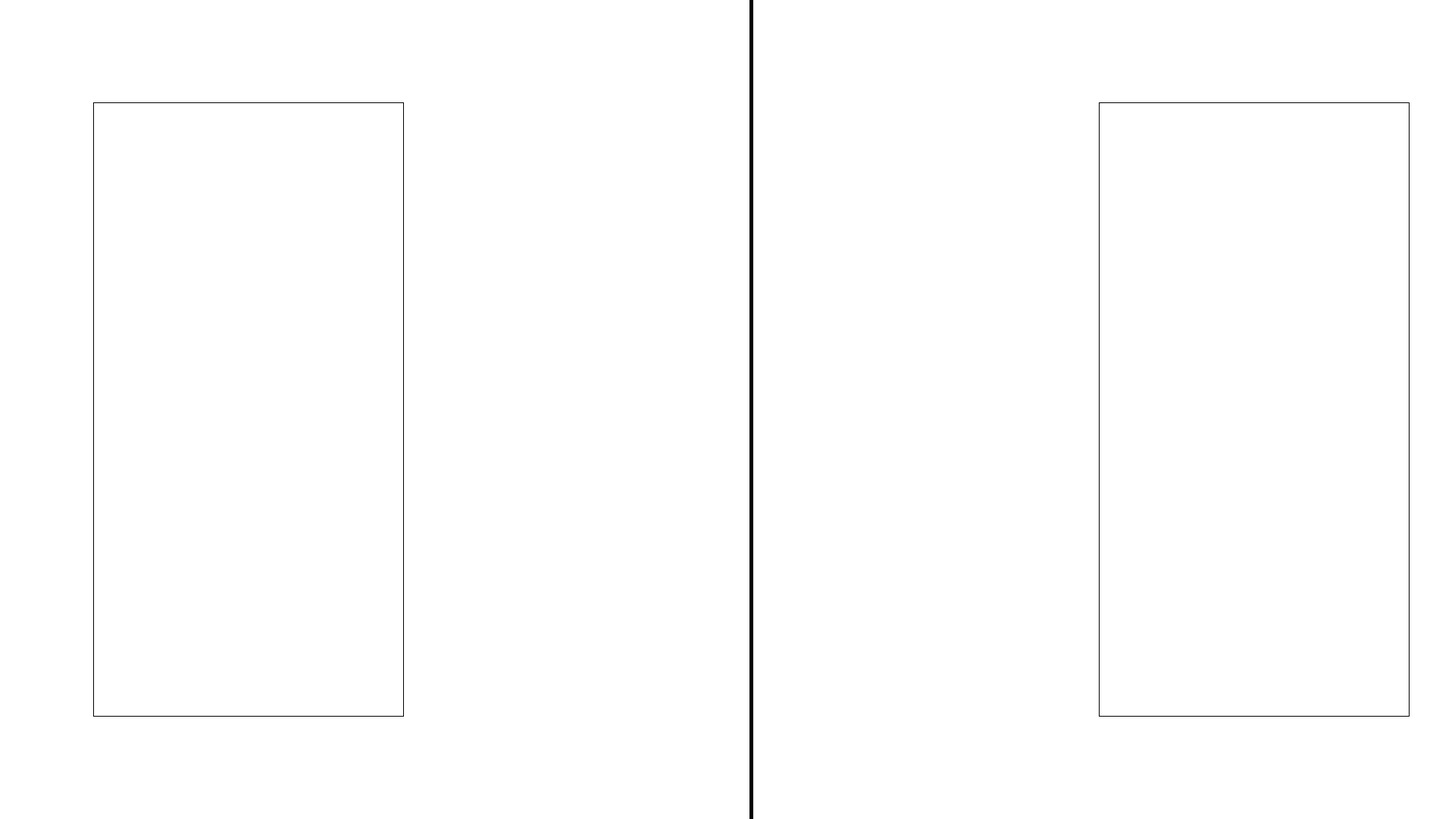
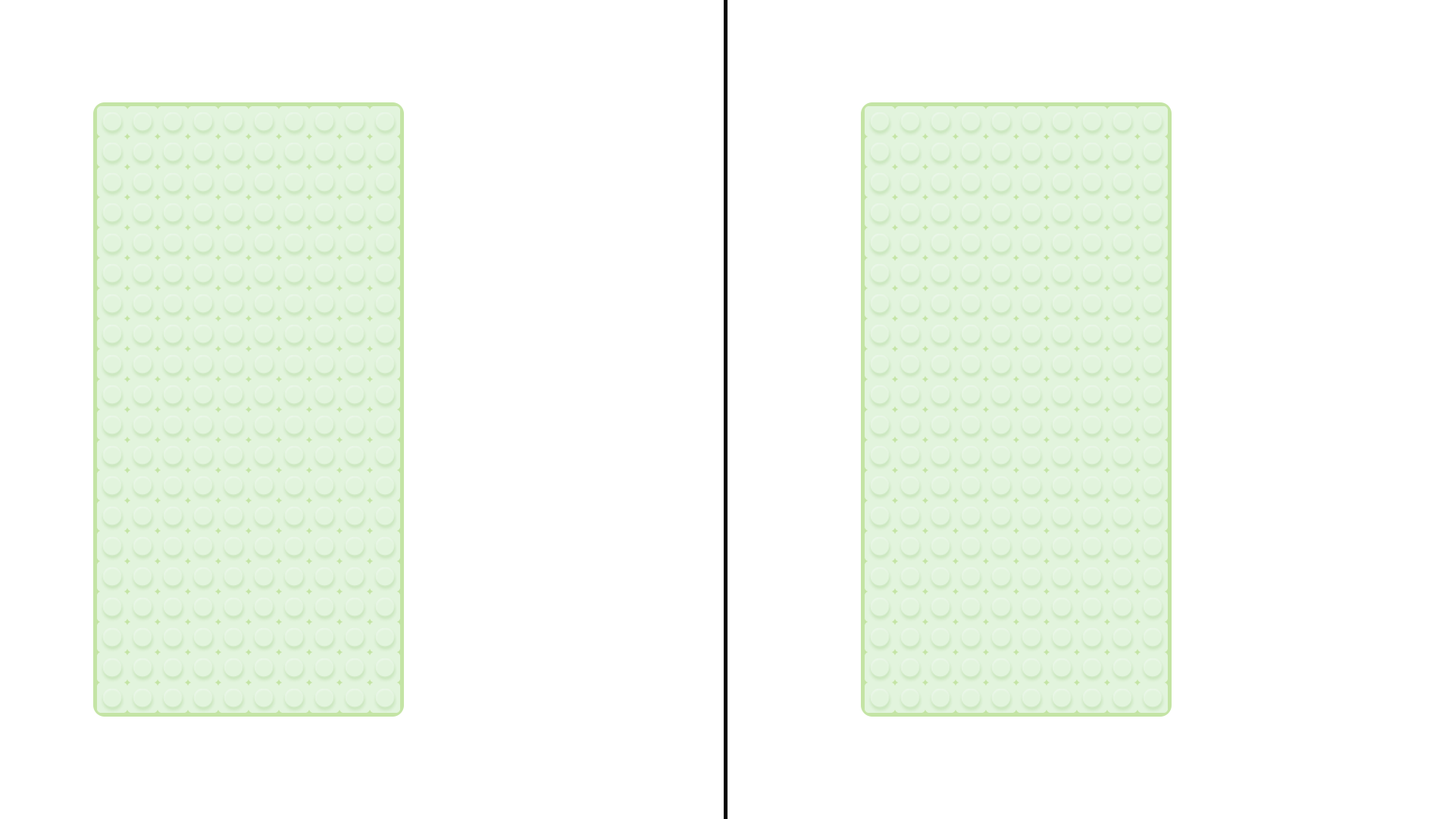
Before/after of a (1455, 819) layered artwork. What changed in the layer stack:
added layer "Layer 2" above "Layer 1" over [861, 102, 1172, 717]
added layer "Layer 1" above "Rectangle 2 copy" over [93, 102, 405, 717]
hid "Rectangle 2 copy" over [1099, 102, 1410, 717]
hid "Rectangle 2" over [93, 102, 405, 717]
painted on "Rectangle 1" over [723, 0, 754, 819]
